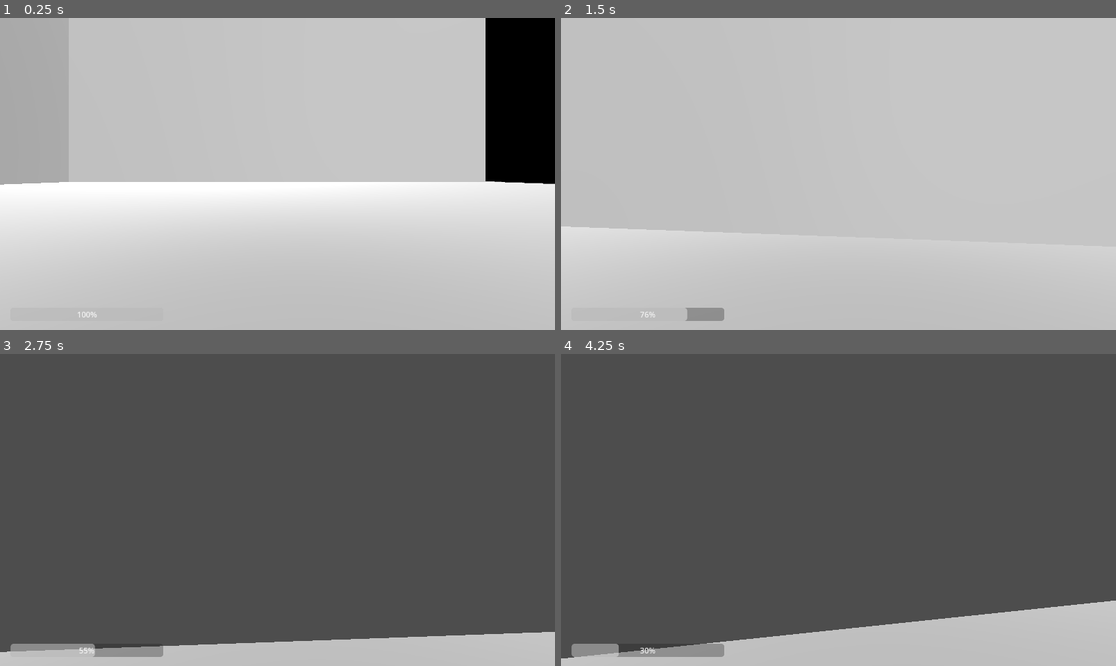
Above: before the commit, frames 1-4 (two rows, left to right).
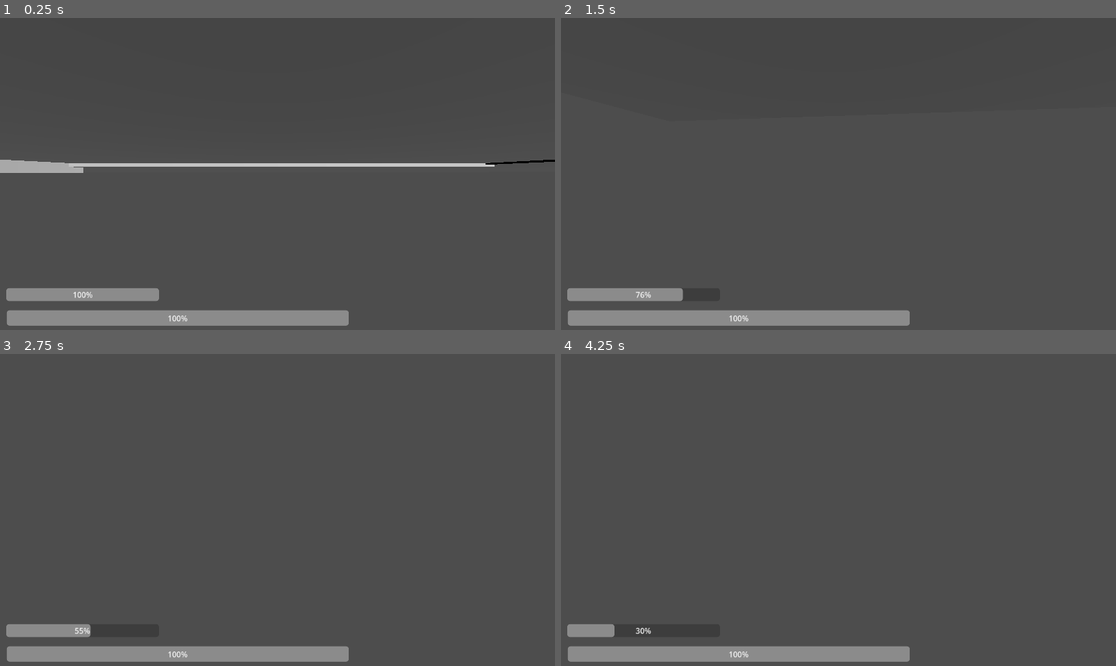
Above: after the commit, the same moments.

Repository: Duckayy/airborne
Game: Godot game, scene res://Movement/Movement (Necessary for some reason)/node_3d.tscn
The game is run twice, just before and just after one commit, with the same random seed, the same clock (stepped at 60 frames per second) and the same inputs.
Inputs (mouse positions are in pixels of both pictures, inside the frame that each line leads up to):
- Up to frame 1 (0.25 s): no input
- Up to frame 2 (1.5 s): move the mouse to (866, 174) at 0.52 s; hold Shift (Sprint) 0.53-1.28 s; hold W (Move Forward) from 0.53 s (still down); click (866, 174) at 0.67 s; tap Space (Jump) at 0.77 s; move the mouse to (810, 174) at 1.27 s; tap Shift (Sprint) at 1.35 s; click (810, 174) at 1.42 s
- Up to frame 3 (2.75 s): keep holding W (Move Forward); tap Space (Jump) at 1.52 s; move the mouse to (288, 503) at 2.02 s; hold Shift (Sprint) from 2.03 s (still down); click (288, 503) at 2.17 s
- Up to frame 4 (4.25 s): keep holding W (Move Forward); move the mouse to (832, 516) at 2.77 s; release Shift (Sprint) at 2.78 s; tap Shift (Sprint) at 2.85 s; click (832, 516) at 2.92 s; tap Space (Jump) at 3.02, 3.77 s; tap Enter at 3.5 s; move the mouse to (877, 513) at 3.52 s; hold Shift (Sprint) from 3.53 s (still down); click (877, 513) at 3.67 s

The runs differ from the first frame. In frame 1, 99% of the frame differs, in the area x 0-100%, y 0-100%; in frame 2, 100%; in frame 3, 8.1%; in frame 4, 12%.

Commit message:
Player can now die and gets a death screen to reset or end game

Diff:
--- a/airborne/Movement/Movement (Necessary for some reason)/Player1.tscn
+++ b/airborne/Movement/Movement (Necessary for some reason)/Player1.tscn
@@ -14,3 +14,49 @@
 
 [node name="MeshInstance3D" type="MeshInstance3D" parent="." unique_id=1016919514]
 mesh = SubResource("CapsuleMesh_7k5wa")
+
+[node name="HUD" type="CanvasLayer" parent="." unique_id=2032354258]
+
+[node name="HPBar" type="ProgressBar" parent="HUD" unique_id=62090329]
+offset_left = 14.0
+offset_top = 607.0
+offset_right = 724.0
+offset_bottom = 639.0
+
+[node name="DeathScreen" type="Control" parent="HUD" unique_id=565278997]
+process_mode = 3
+modulate = Color(1, 1, 1, 0.78431374)
+layout_mode = 3
+anchors_preset = 15
+anchor_right = 1.0
+anchor_bottom = 1.0
+grow_horizontal = 2
+grow_vertical = 2
+
+[node name="Deathlabel" type="Label" parent="HUD/DeathScreen" unique_id=1096170843]
+layout_mode = 0
+offset_right = 1153.0
+offset_bottom = 649.0
+theme_override_font_sizes/font_size = 72
+text = "You Died!"
+horizontal_alignment = 1
+vertical_alignment = 1
+
+[node name="RestartButton" type="Button" parent="HUD/DeathScreen" unique_id=1823767402]
+layout_mode = 0
+offset_left = 470.0
+offset_top = 525.0
+offset_right = 665.0
+offset_bottom = 603.0
+theme_override_font_sizes/font_size = 35
+text = "Restart
+"
+
+[node name="QuitButton" type="Button" parent="HUD/DeathScreen" unique_id=1015372864]
+layout_mode = 0
+offset_left = 472.0
+offset_top = 437.0
+offset_right = 665.0
+offset_bottom = 514.0
+theme_override_font_sizes/font_size = 35
+text = "Quit"
--- a/airborne/Movement/Movement (Necessary for some reason)/Scripts/player_1.gd
+++ b/airborne/Movement/Movement (Necessary for some reason)/Scripts/player_1.gd
@@ -20,16 +20,27 @@
 var stamina = max_stamina
 var recharge_timer = 0.0
 
+var is_dead = false
 var health = max_health
 
 @onready var head = $Head
 @onready var stamina_bar = $CanvasLayer/StaminaBar
+
+@onready var hp_bar = $HUD/HPBar
+@onready var death_screen = $HUD/DeathScreen
+@onready var restart_button = $HUD/DeathScreen/RestartButton
+@onready var quit_button = $HUD/DeathScreen/QuitButton
 
 func _ready():
 	Input.mouse_mode = Input.MOUSE_MODE_CAPTURED
 
 	stamina_bar.max_value = max_stamina
 	stamina_bar.value = stamina
+	death_screen.visible = false
+	hp_bar.max_value = max_health
+	hp_bar.value = health
+	restart_button.pressed.connect(_on_restart)
+	quit_button.pressed.connect(_on_quit)
 
 func _unhandled_input(event):
 	if event is InputEventMouseMotion:
@@ -117,6 +128,25 @@
 	move_and_slide()
 func take_damage(amount: float):
 	health -= amount
-	print("Player HP: 0", health)
+	health = clamp(health, 0, max_health)
+	hp_bar.value = health
+	print("Player HP: ", health)
 	if health <= 0:
-		print("You died!")
+		_die()
+
+func _die():
+	if is_dead:
+		return
+	is_dead = true
+	print("_die called!")
+	death_screen.visible = true
+	get_tree().paused = true
+	Input.mouse_mode = Input.MOUSE_MODE_VISIBLE
+
+func _on_restart():
+	get_tree().paused = false
+	Input.mouse_mode = Input.MOUSE_MODE_CAPTURED
+	get_tree().reload_current_scene()
+
+func _on_quit():
+	get_tree().quit()
--- a/airborne/Movement/Movement (Necessary for some reason)/node_3d.tscn
+++ b/airborne/Movement/Movement (Necessary for some reason)/node_3d.tscn
@@ -1,6 +1,7 @@
 [gd_scene format=3 uid="uid://dlgeiggnlf0bd"]
 
 [ext_resource type="PackedScene" uid="uid://bknurpu0fxg6q" path="res://Movement/Movement (Necessary for some reason)/Player1.tscn" id="1_hf6ri"]
+[ext_resource type="PackedScene" uid="uid://da6rihtx00e8p" path="res://Enemies/Enemies.tscn" id="2_qy5rj"]
 
 [sub_resource type="BoxShape3D" id="BoxShape3D_4xowi"]
 size = Vector3(104.59659, 0.2805786, 106.71235)
@@ -96,10 +97,10 @@
 [node name="CanvasLayer" type="CanvasLayer" parent="CharacterBody3D" unique_id=1503961507]
 
 [node name="StaminaBar" type="ProgressBar" parent="CharacterBody3D/CanvasLayer" unique_id=465716451]
-offset_left = 22.0
-offset_top = 602.0
-offset_right = 339.0
-offset_bottom = 629.0
+offset_left = 13.0
+offset_top = 561.0
+offset_right = 330.0
+offset_bottom = 588.0
 value = 100.0
 
 [node name="StaticBody3D3" type="StaticBody3D" parent="." unique_id=64527600]
@@ -200,3 +201,6 @@
 
 [node name="DirectionalLight3D2" type="DirectionalLight3D" parent="." unique_id=1577043379]
 transform = Transform3D(0.02954116, 0.9586662, 0.28299537, -0.9758168, 0.08900543, -0.19964902, -0.216585, -0.27025366, 0.9381121, 24.569172, 18.543427, 5.3974657)
+
+[node name="Enemies" parent="." unique_id=843553958 instance=ExtResource("2_qy5rj")]
+transform = Transform3D(1, 0, 0, 0, 1, 0, 0, 0, 1, 5.7200108, 3.6748495, -6.7931004)
